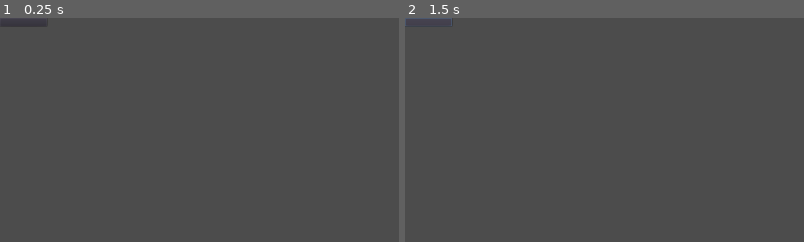
Above: before the commit, frames 1-2 (left to right).
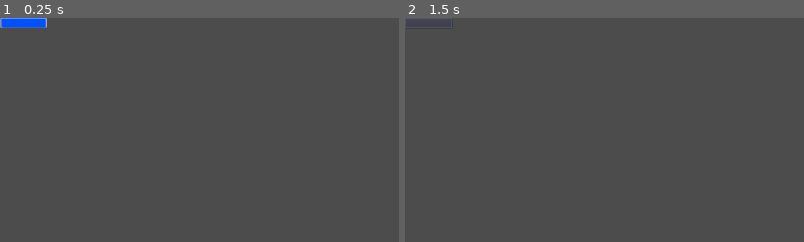
Above: after the commit, the same moments.

Repository: Alexander-Hjelm/bearded-programmer-sven
Game: Godot game, scene res://Scenes/UI/ItemButton.tscn
Same seed, same stepped clock (60 frames per second), same inputs: the game is played once before the commit and once after it. This scene is started directly instead of the project's main scene.
Inputs (mouse positions are % of the whole screen's width and height, from its top left):
- Up to frame 1 (0.25 s): no input
- Up to frame 2 (1.5 s): click (3, 1) at 0.5 s; click (3, 1) at 1.25 s
The pictures show only the part of the screen within x 0-50%, y 0-50%; the shares and areas given below are measured in that part.

The runs differ from the first frame. In frame 1, 0.5% of the frame differs, in the area x 0-12%, y 0-5%; in frame 2, less than 0.1%.

Commit message:
Use Battle theme for item buttons

Diff:
--- a/Scenes/UI/HUD.tscn
+++ b/Scenes/UI/HUD.tscn
@@ -352,6 +352,7 @@
 margin_top = 85.0
 margin_right = 272.0
 margin_bottom = 128.0
+text = "Use item"
 
 [node name="MessagePanel" type="Panel" parent="."]
 margin_left = 301.0
--- a/Scenes/UI/ItemButton.tscn
+++ b/Scenes/UI/ItemButton.tscn
@@ -1,5 +1,8 @@
-[gd_scene format=2]
+[gd_scene load_steps=2 format=2]
+
+[ext_resource path="res://Themes/BattleTheme.tres" type="Theme" id=1]
 
 [node name="ItemButton" type="Button"]
 margin_right = 113.0
-margin_bottom = 20.0
+margin_bottom = 24.0
+theme = ExtResource( 1 )
